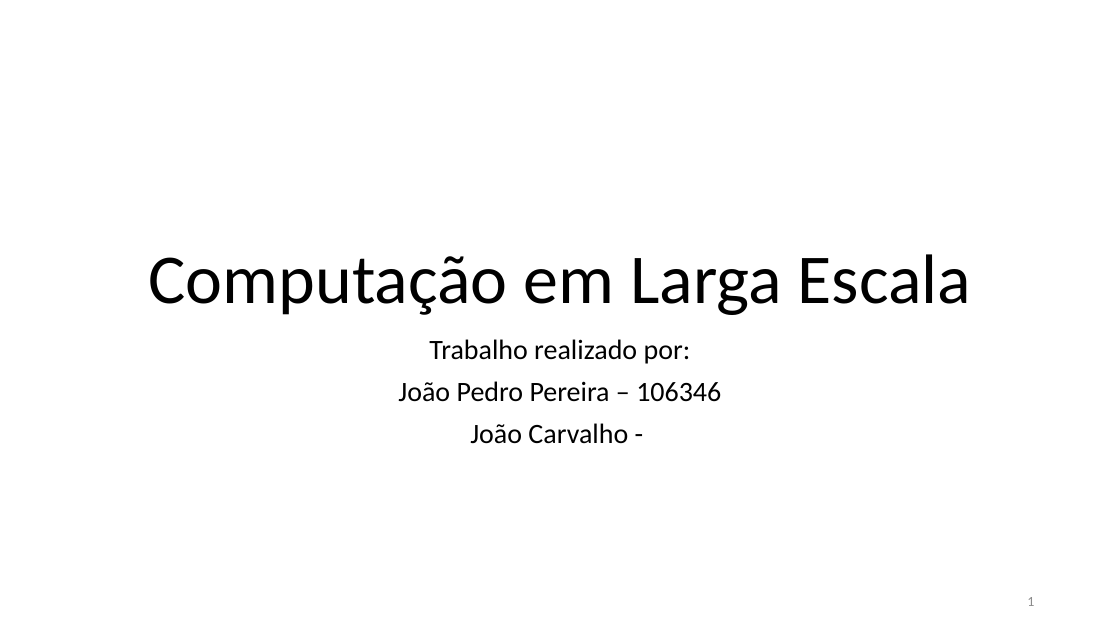
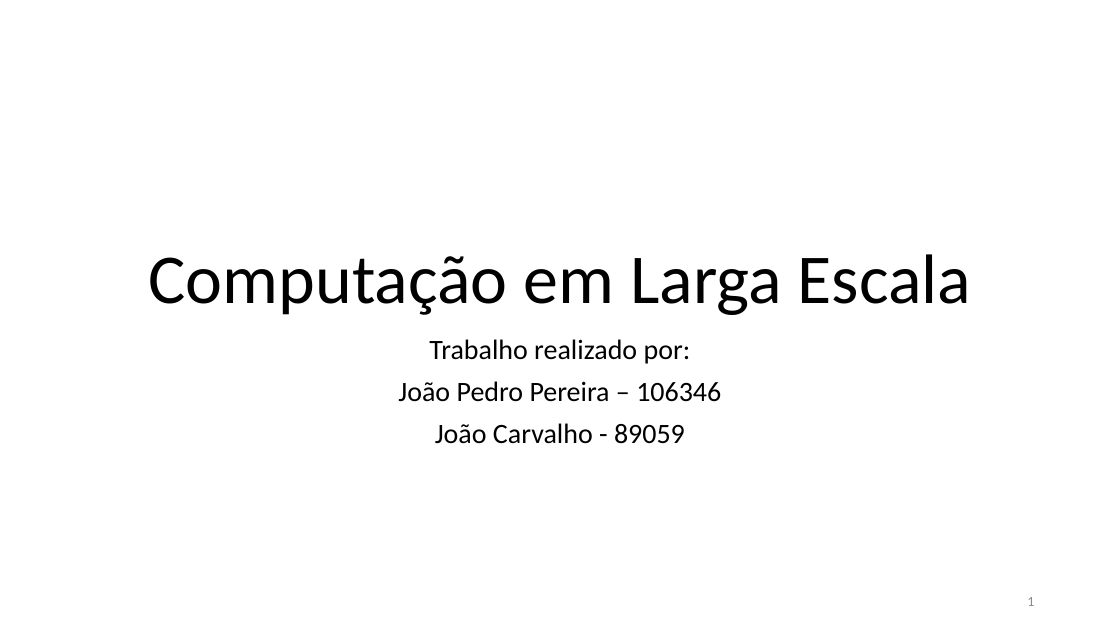
Before and after one commit to joaocarvalho19/Assign1-CLE, a slide deck: slide 1 of Apresentação1.pptx. Drawn at 1120x630 pixels with LibreOffice and Linux fonts; fonts in the diff are those of the drawing. Boxes give left, top, right and bottom in pixels: in the first picture for what was removed or moved away, otherwise in the second. Text is boxed around its words. In the diff, an @@ line names an element or a change of style, - is before the commit and + after.

```diff
--- a/Apresentação1.pptx
+++ b/Apresentação1.pptx
@@ subtitle at bbox=[435, 423, 685, 444]: text changed @@
-João Carvalho -
+João Carvalho - 89059
```
Also in this commit, not shown: 1 other file.
